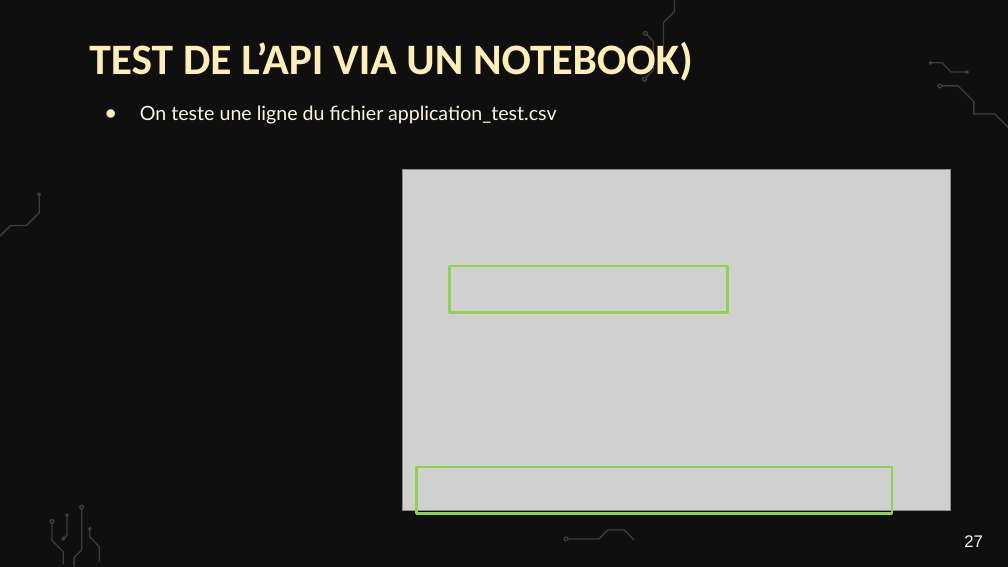
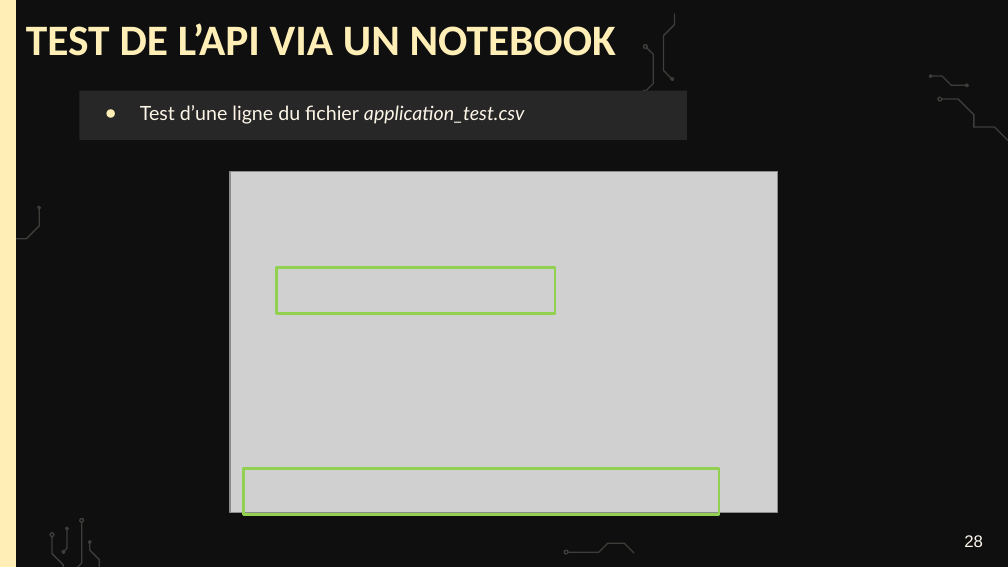
Before and after one commit to webew/api-oc-projet7, a slide deck: slide 28 of Fillion_Bertrand_6_presentation_022026.pptx (slide 27 before the commit). Drawn at 1008x567 pixels with LibreOffice and Linux fonts; fonts in the diff are those of the drawing; grey boxes stand for pictures; background and template pictures are left out. Boxes give left, top, right and bottom in pixels: in the first picture for what was removed or moved away, otherwise in the second. Text is boxed around its words. In the diff, an @@ line names an element or a change of style, - is before the commit and + after.

Commit message:
maj presentation

```diff
--- a/Fillion_Bertrand_6_presentation_022026.pptx
+++ b/Fillion_Bertrand_6_presentation_022026.pptx
@@ rectangle added at [0,0,16,566], fill #FFEFB7 @@
@@ title at [26,23,616,56]: text changed @@
-TEST DE L’API VIA UN NOTEBOOK)
+TEST DE L’API VIA UN NOTEBOOK
@@ subtitle "Test d’une ligne du fichier ...": place and size @@
-subtitle "Test d’une ligne du fichier ..." at [140,105,557,124]
+subtitle "Test d’une ligne du fichier ..." at [80,91,687,140]
@@ subtitle "Test d’une ligne du fichier ..." at [80,91,687,140]: fill none to #272727 @@
@@ subtitle at [140,105,525,124]: text changed @@
-● On teste une ligne du fichier application_test.csv
+● Test d’une ligne du fichier application_test.csv
@@ picture: place and size @@
-picture at [403,169,952,510]
+picture at [230,171,778,512]
@@ rectangle: place and size @@
-rectangle at [450,266,728,312]
+rectangle at [277,267,555,313]
@@ rectangle: place and size @@
-rectangle at [416,467,892,513]
+rectangle at [244,469,720,515]
@@ 10 freeform shapes: place and size @@
-10 freeform shapes at [0,0,1008,566]
+10 freeform shapes at [0,13,1008,567]
@@ page number at [964,535,983,547]: text changed @@
-27
+28
```
Also in this commit, not shown: 26 other slides changed, 3 slides added.
